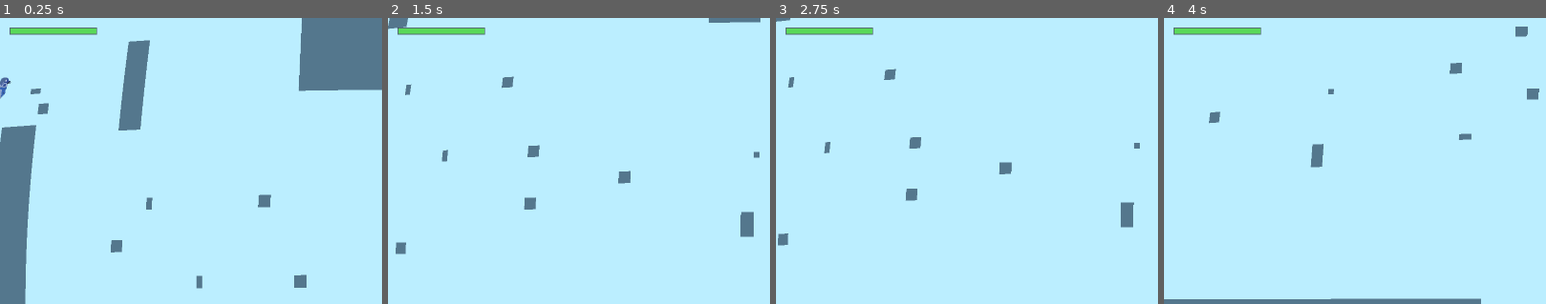
Above: before the commit, frames 1-4 (left to right).
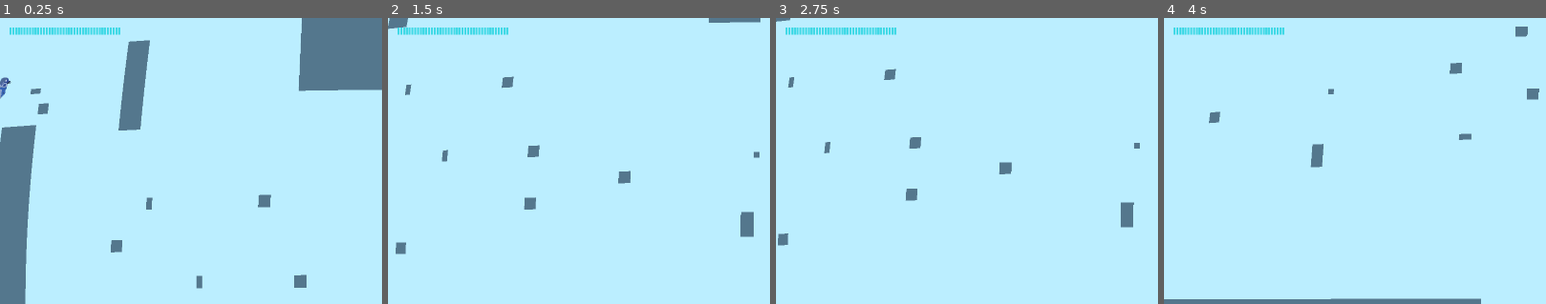
Above: after the commit, the same moments.

Repository: aleksey-45/the-cyancular-ruins
Game: Godot game, scene res://Scenes/Level0.tscn
Same seed, same stepped clock (60 frames per second), same inputs: the game is played once before the commit and once after it.
Inputs (mouse positions are % of the whole screen's width and height, from its top left):
- Up to frame 1 (0.25 s): no input
- Up to frame 2 (1.5 s): move the mouse to (72, 45) at 0.52 s; hold D (right) from 0.53 s (still down); tap 1 (1) at 0.6 s; tap W (up) at 0.77 s; tap 2 (2) at 0.8, 1.35 s; move the mouse to (30, 55) at 1.27 s
- Up to frame 3 (2.75 s): tap W (up) at 1.52 s; tap 3 (3) at 1.55, 2.1 s; move the mouse to (60, 28) at 2.02 s; release D (right) at 2.03 s; hold A (left) from 2.03 s (still down); hold R (R) from 2.03 s (still down)
- Up to frame 4 (4 s): move the mouse to (45, 70) at 2.77 s; release A (left) at 2.78 s; release R (R) at 2.78 s; hold D (right) from 2.78 s (still down); tap R (R) at 2.85 s; tap W (up) at 3.02, 3.77 s; tap 1 (1) at 3.05, 3.6 s; move the mouse to (80, 65) at 3.52 s; tap 2 (2) at 3.8 s
The pictures show only the part of the screen within x 0-50%, y 0-50%; the shares and areas given below are measured in that part.

The runs differ from the first frame. In frame 1, 0.7% of the frame differs, in the area x 2-32%, y 3-6%; in frame 2, 0.7%; in frame 3, 0.7%; in frame 4, 0.7%.

Commit message:
feat: HP HUD as frameless cyan segmented bars (red under 25%)

Diff:
--- a/Scenes/hud.gd
+++ b/Scenes/hud.gd
@@ -2,30 +2,37 @@
 extends CanvasLayer
 
 const LAYER := 129  # 在 post-process(128)之上,不受桶形/CRT/变灰影响
-const BAR_W: int = 220
-const BAR_H: int = 18
-const MARGIN: int = 24
+const MARGIN := Vector2(24, 24)
+const SEG_W := 5        # 每根竖条宽
+const SEG_H := 18       # 竖条高
+const SEG_GAP := 2      # 竖条之间的间隔
+const COLOR_NORMAL := Color(0.25, 0.85, 0.9)  # 青色
+const COLOR_LOW := Color(0.9, 0.25, 0.2)      # 血量 <25% 变红
+const LOW_RATIO := 0.25
 
-var _fill: ColorRect
+var _segments: Array[ColorRect] = []
 
 func _ready() -> void:
 	layer = LAYER
-	var bg := ColorRect.new()
-	bg.position = Vector2(MARGIN, MARGIN)
-	bg.size = Vector2(BAR_W, BAR_H)
-	bg.color = Color(0.0, 0.0, 0.0, 0.55)
-	add_child(bg)
-	_fill = ColorRect.new()
-	_fill.position = Vector2(MARGIN + 2, MARGIN + 2)
-	_fill.size = Vector2(BAR_W - 4, BAR_H - 4)
-	_fill.color = Color(0.35, 0.85, 0.35)
-	add_child(_fill)
 	var p := get_tree().get_first_node_in_group("player")
 	if p != null and p.has_signal("hp_changed"):
+		_build_segments(p.max_hp)
 		p.hp_changed.connect(_on_hp)
 		_on_hp(p.hp, p.max_hp)
 
+# 每个 HP 一根竖条,按最大血量排成一排,竖条之间留一点间隔;无边框。
+func _build_segments(count: int) -> void:
+	for i in range(count):
+		var seg := ColorRect.new()
+		seg.position = Vector2(MARGIN.x + i * (SEG_W + SEG_GAP), MARGIN.y)
+		seg.size = Vector2(SEG_W, SEG_H)
+		seg.color = COLOR_NORMAL
+		add_child(seg)
+		_segments.append(seg)
+
 func _on_hp(cur: int, max_hp: int) -> void:
 	var ratio := float(cur) / float(max(1, max_hp))
-	_fill.size.x = (BAR_W - 4) * ratio
-	_fill.color = Color(0.85, 0.25, 0.2) if ratio < 0.3 else Color(0.35, 0.85, 0.35)
+	var color := COLOR_LOW if ratio < LOW_RATIO else COLOR_NORMAL
+	for i in _segments.size():
+		_segments[i].visible = i < cur
+		_segments[i].color = color
